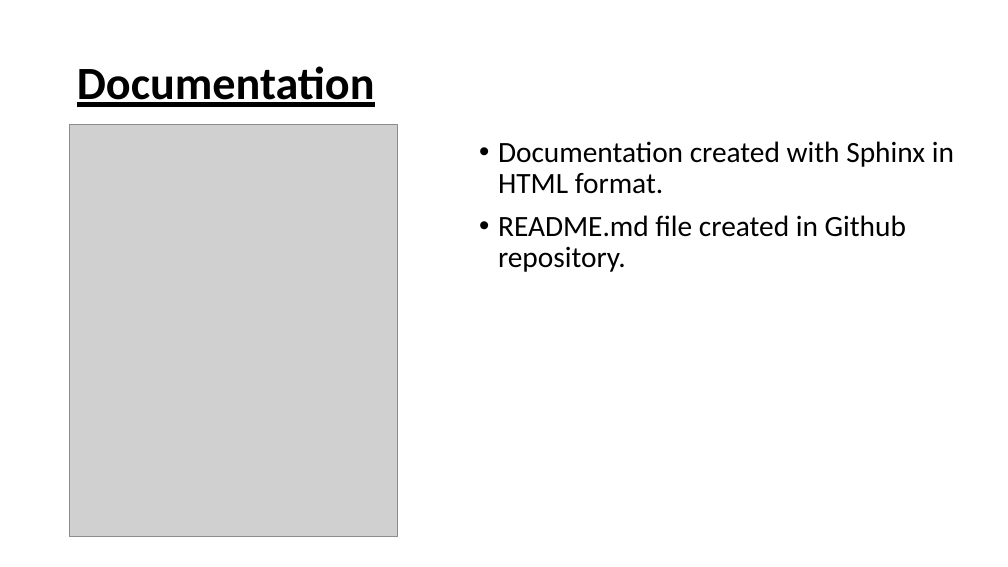
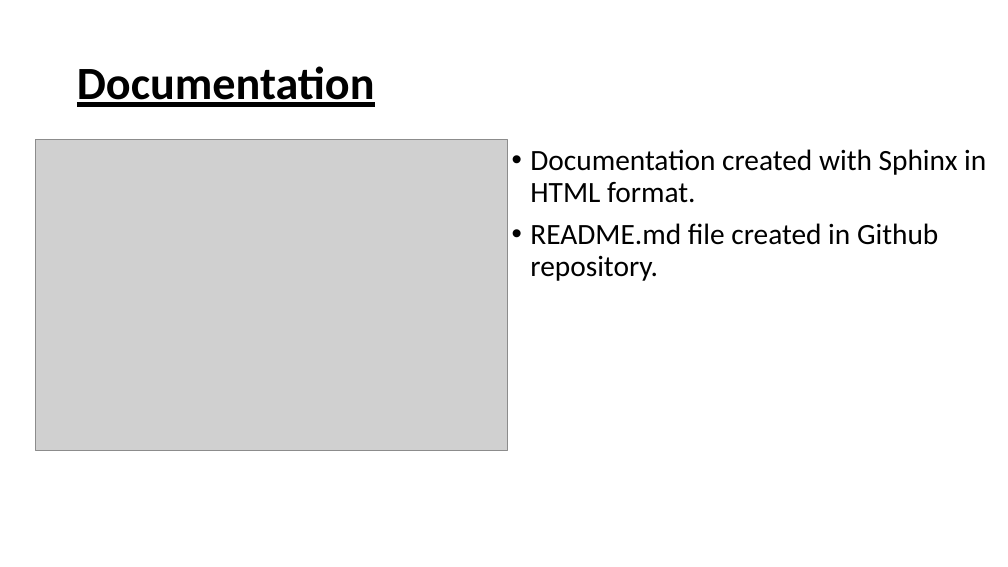
Before and after one commit to gatrikh/project_m05, a slide deck: slide 9 of presentation/presentation.pptx. Drawn at 1008x567 pixels with LibreOffice and Linux fonts; fonts in the diff are those of the drawing; grey boxes stand for pictures. Boxes give left, top, right and bottom in pixels: in the first picture for what was removed or moved away, otherwise in the second. Text is boxed around its words. In the diff, an @@ line names an element or a change of style, - is before the commit and + after.

```diff
--- a/presentation/presentation.pptx
+++ b/presentation/presentation.pptx
@@ picture: place and size @@
-picture at bbox=[70, 125, 398, 537]
+picture at bbox=[36, 140, 507, 450]
@@ text "Documentation created with Sphinx in ...": place and size @@
-text "Documentation created with Sphinx in ..." at bbox=[498, 141, 954, 272]
+text "Documentation created with Sphinx in ..." at bbox=[530, 149, 986, 281]
```
Also in this commit, not shown: 3 other slides changed.
